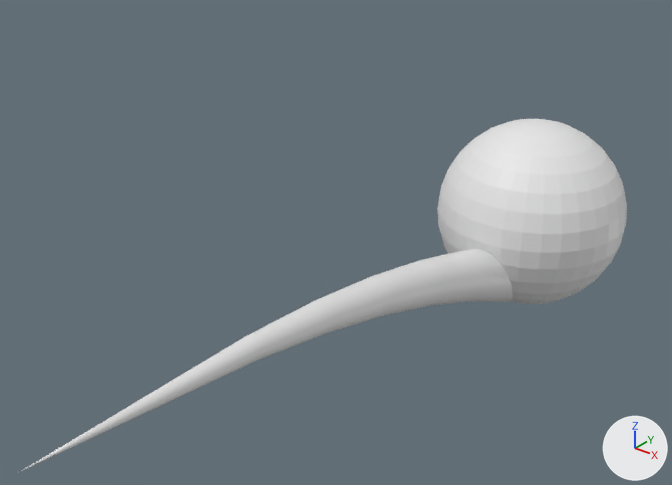
The Blender file public/models/beakWithBall.blend, before and after one commit.
One viewpoint serves both versions: a 50 mm lens placed at (0.1302, -0.0694, 0.1125), pointed at (-0.0118, 0.1081, 0.0025). The lights are fixed; the arrows at lower right show +X, +Y and +Z. Both versions are drawn at frame 8 of the action 'SphereShake'; the numbers are the values there.
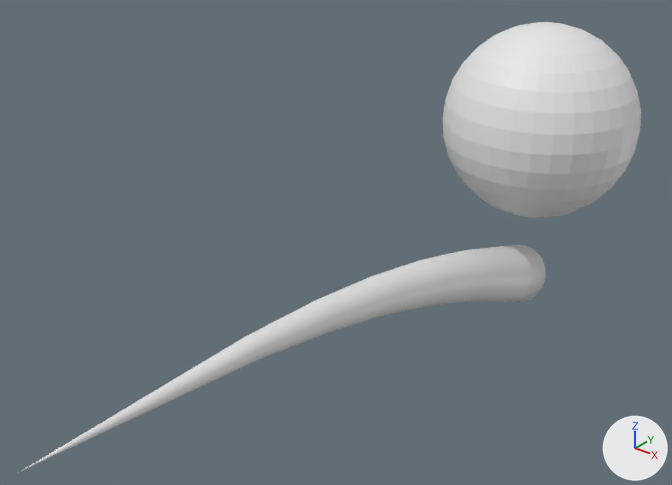
The change, as a diff of the scene's bpy script:
```diff
--- a/public/models/beakWithBall.blend.py
+++ b/public/models/beakWithBall.blend.py
@@ ob_sphere @@
 ob_sphere = bpy.data.objects.new('Sphere', me_sphere)
-ob_sphere.location = (0.0, 0.1995, -0.0168)
+ob_sphere.location = (0.0, 0.1997, 0.0154)
 ob_sphere.scale = (0.0315, 0.0315, 0.0315)
```

Changed parts and their boxes (x1, y1, x2, y2) in the pictures (672 x 485 px):
'Sphere', moved
    before: (437, 119, 627, 304)
    after: (442, 22, 641, 218)
